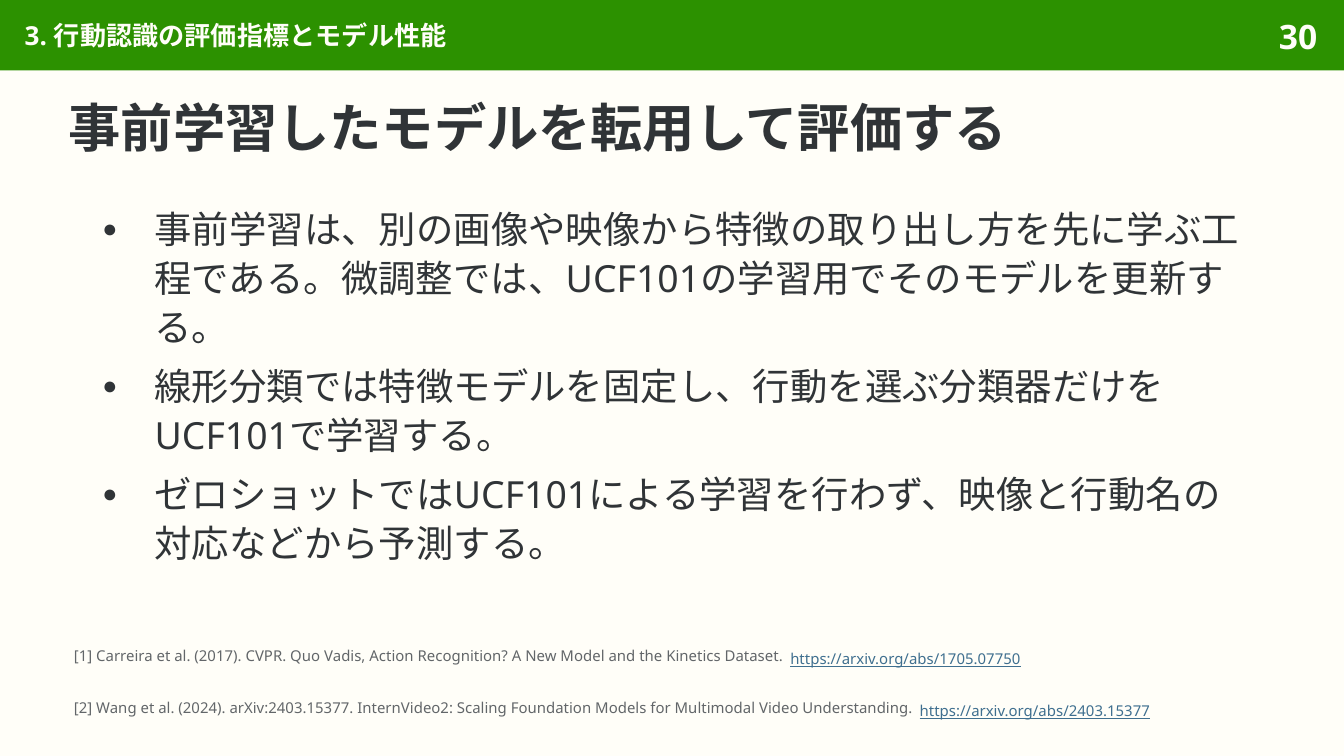
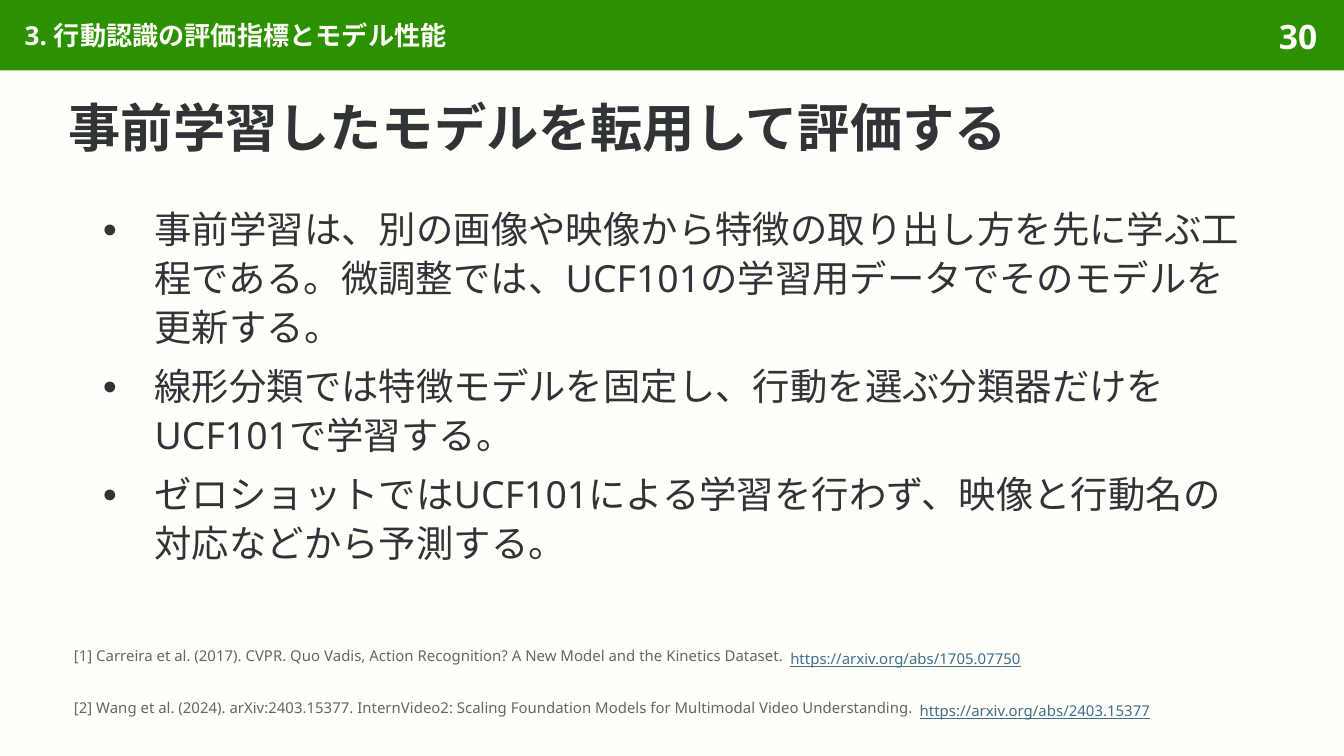
Before and after one commit to sasakiy84/datasets-in-10-minutes, a slide deck: slide 30 of slides/datasets-in-10-minutes-ucf101.pptx. Drawn at 1344x756 pixels with LibreOffice and Linux fonts; fonts in the diff are those of the drawing. Boxes give left, top, right and bottom in pixels: in the first picture for what was removed or moved away, otherwise in the second. Text is boxed around its words. In the diff, an @@ line names an element or a change of style, - is before the commit and + after.

```diff
--- a/slides/datasets-in-10-minutes-ucf101.pptx
+++ b/slides/datasets-in-10-minutes-ucf101.pptx
@@ text at <box>155,211,1239,344</box>: text changed @@
-● 事前学習は、別の画像や映像から特徴の取り出し方を先に学ぶ工程である。微調整では、UCF101の学習用でそのモデルを更新する。
+● 事前学習は、別の画像や映像から特徴の取り出し方を先に学ぶ工程である。微調整では、UCF101の学習用データでそのモデルを更新する。
```
Also in this commit, not shown: 9 other slides changed, 7 other files.
